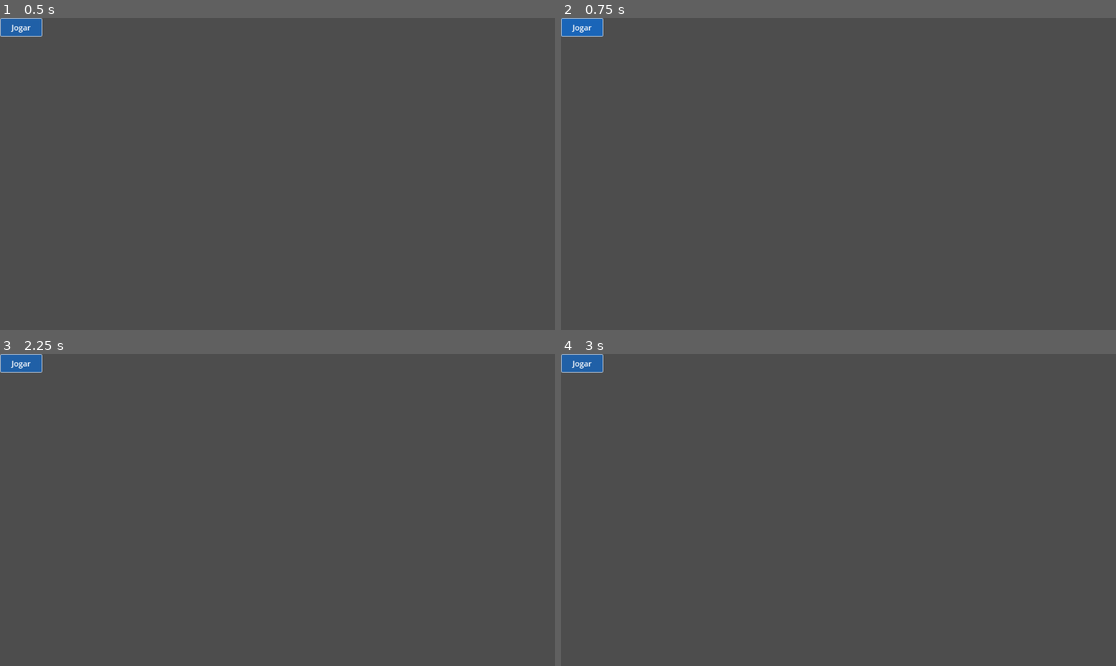
Above: before the commit, frames 1-4 (two rows, left to right).
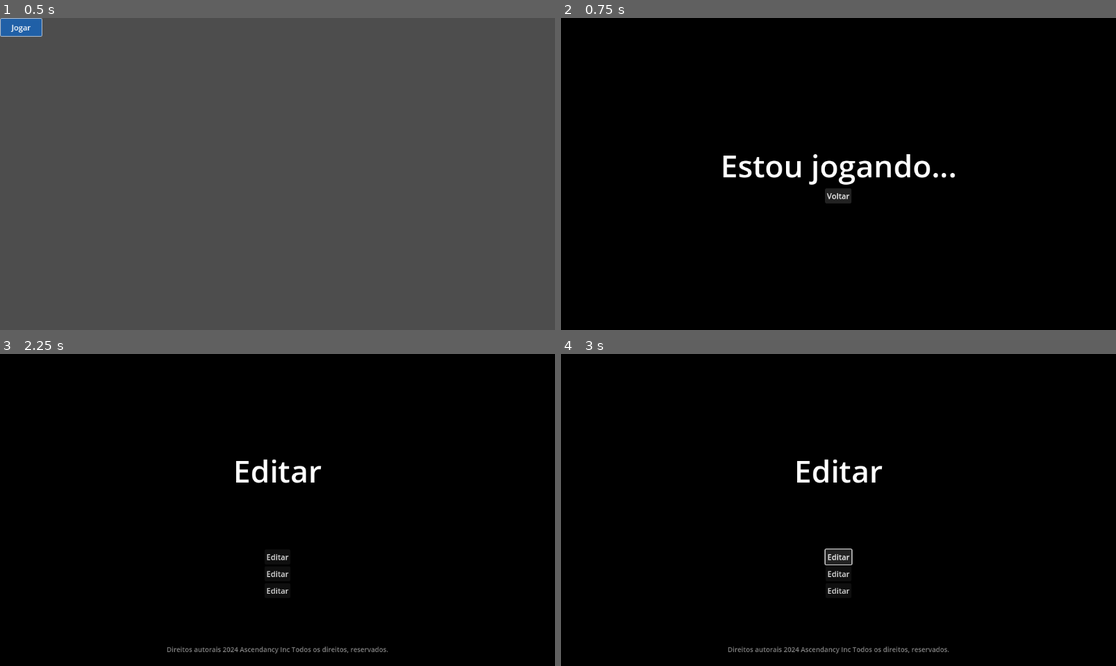
Above: after the commit, the same moments.

Repository: jcmljunior/hello
Game: Godot game, scene res://features/gui/objects/play_button.tscn
Same seed, same stepped clock (60 frames per second), same inputs: the game is played once before the commit and once after it. The project has no main scene, so this scene is started directly.
Inputs (mouse positions are in pixels of both pictures, inside the frame that each line leads up to):
- Up to frame 1 (0.5 s): no input
- Up to frame 2 (0.75 s): click "Jogar" at 0.5 s
- Up to frame 3 (2.25 s): click (22, 363) at 1.25 s, where only the run before the commit has a clickable "Jogar"; click (277, 531) at 2 s, where only the run after the commit has a clickable "Voltar"
- Up to frame 4 (3 s): click (838, 556) at 2.75 s, where only the run after the commit has a clickable "Editar"

Frame 1 is identical in both runs. In frame 2, 100% of the frame differs, in the area x 0-100%, y 0-100%; in frame 3, 100%; in frame 4, 100%.

Commit message:
Adicionado botão jogar

Diff:
--- a/features/gui/objects/play_button.tscn
+++ b/features/gui/objects/play_button.tscn
@@ -1,6 +1,7 @@
-[gd_scene load_steps=7 format=3 uid="uid://b2el6n2wox3o3"]
+[gd_scene load_steps=8 format=3 uid="uid://b2el6n2wox3o3"]
 
 [ext_resource type="Script" path="res://features/gui/scripts/play_button.gd" id="1_v54yh"]
+[ext_resource type="PackedScene" uid="uid://bb4vfxs05lyb" path="res://features/demo/scenes/teste.tscn" id="2_qkat5"]
 
 [sub_resource type="StyleBoxFlat" id="StyleBoxFlat_m8ar4"]
 content_margin_left = 24.0
@@ -100,6 +101,7 @@
 theme_override_styles/normal = SubResource("StyleBoxFlat_8sd1j")
 text = "Jogar"
 script = ExtResource("1_v54yh")
+target_scene = ExtResource("2_qkat5")
 focus = true
 
 [connection signal="pressed" from="." to="." method="_on_pressed"]
